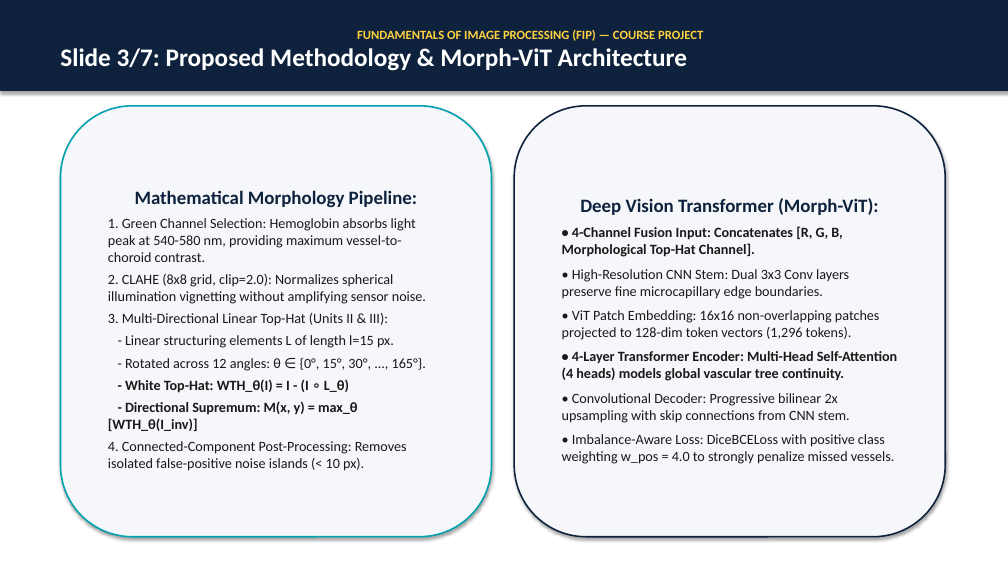
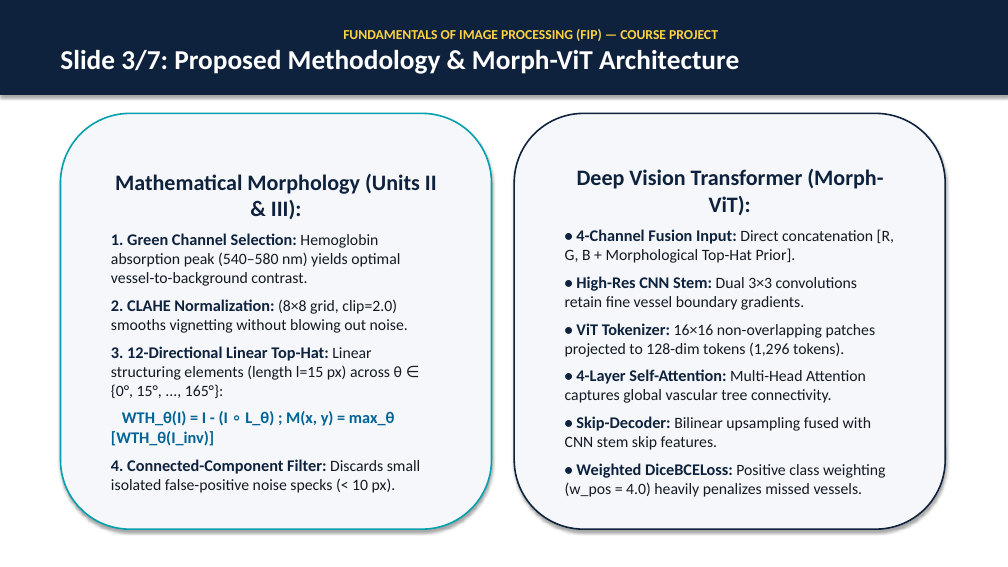
Before and after one commit to pavanpoojary348/retinal-vessel-segmentation, a slide deck: slide 4 of presentation.pptx. Drawn at 1008x567 pixels with LibreOffice and Linux fonts; fonts in the diff are those of the drawing. Boxes give left, top, right and bottom in pixels: in the first picture for what was removed or moved away, otherwise in the second. Text is boxed around its words. In the diff, an @@ line names an element or a change of style, - is before the commit and + after.

Commit message:
style: boost font sizes across all slides (13pt-32pt) for high readability

```diff
--- a/presentation.pptx
+++ b/presentation.pptx
@@ rectangle "FUNDAMENTALS OF IMAGE PROCESSING (FIP) ...": place and size @@
-rectangle "FUNDAMENTALS OF IMAGE PROCESSING (FIP) ..." at [0,0,1008,91]
+rectangle "FUNDAMENTALS OF IMAGE PROCESSING (FIP) ..." at [0,0,1008,95]
@@ rectangle "FUNDAMENTALS OF IMAGE PROCESSING (FIP) ..." at [0,0,1008,95]: size 12 to 13 pt in "FUNDAMENTALS OF IMAGE PROCESSING (FIP) — COURSE ..."; size 24 to 26 pt in "Slide 3/7: Proposed Methodology & Morph-ViT Architecture" @@
@@ rounded rectangle "Mathematical Morphology (Units II & ...": place and size @@
-rounded rectangle "Mathematical Morphology (Units II & ..." at [60,106,492,537]
+rounded rectangle "Mathematical Morphology (Units II & ..." at [60,113,492,529]
@@ rounded rectangle "Deep Vision Transformer (Morph-ViT):": place and size @@
-rounded rectangle "Deep Vision Transformer (Morph-ViT):" at [514,106,945,537]
+rounded rectangle "Deep Vision Transformer (Morph-ViT):" at [514,113,945,529]
@@ text in rounded rectangle at [111,174,437,493]: text changed; size 13.5 to 15 pt; text colour #191919 to #141923 @@
-Mathematical Morphology Pipeline:
-1. Green Channel Selection: Hemoglobin absorbs light peak at 540-580 nm, providing maximum vessel-to-choroid contrast.
-2. CLAHE (8x8 grid, clip=2.0): Normalizes spherical illumination vignetting without amplifying sensor noise.
-3. Multi-Directional Linear Top-Hat (Units II & III):
-- Linear structuring elements L of length l=15 px.
-- Rotated across 12 angles: θ ∈ {0°, 15°, 30°, ..., 165°}.
-- White Top-Hat: WTH_θ(I) = I - (I ∘ L_θ)
-- Directional Supremum: M(x, y) = max_θ [WTH_θ(I_inv)]
-4. Connected-Component Post-Processing: Removes isolated false-positive noise islands (< 10 px).
+Mathematical Morphology (Units II & III):
+1. Green Channel Selection: Hemoglobin absorption peak (540–580 nm) yields optimal vessel-to-background contrast.
+2. CLAHE Normalization: (8×8 grid, clip=2.0) smooths vignetting without blowing out noise.
+3. 12-Directional Linear Top-Hat: Linear structuring elements (length l=15 px) across θ ∈ {0°, 15°, ..., 165°}:
+WTH_θ(I) = I - (I ∘ L_θ) ; M(x, y) = max_θ [WTH_θ(I_inv)]
+4. Connected-Component Filter: Discards small isolated false-positive noise specks (< 10 px).
@@ text in rounded rectangle at [577,169,883,215]: size 18 to 21 pt in "Deep Vision Transformer (Morph-ViT):" @@
@@ text in rounded rectangle at [565,229,894,497]: text changed; size 13.5 to 15 pt; text colour #191919 to #141923 @@
-• 4-Channel Fusion Input: Concatenates [R, G, B, Morphological Top-Hat Channel].
-• High-Resolution CNN Stem: Dual 3x3 Conv layers preserve fine microcapillary edge boundaries.
-• ViT Patch Embedding: 16x16 non-overlapping patches projected to 128-dim token vectors (1,296 tokens).
-• 4-Layer Transformer Encoder: Multi-Head Self-Attention (4 heads) models global vascular tree continuity.
-• Convolutional Decoder: Progressive bilinear 2x upsampling with skip connections from CNN stem.
-• Imbalance-Aware Loss: DiceBCELoss with positive class weighting w_pos = 4.0 to strongly penalize missed vessels.
+• 4-Channel Fusion Input: Direct concatenation [R, G, B + Morphological Top-Hat Prior].
+• High-Res CNN Stem: Dual 3×3 convolutions retain fine vessel boundary gradients.
+• ViT Tokenizer: 16×16 non-overlapping patches projected to 128-dim tokens (1,296 tokens).
+• 4-Layer Self-Attention: Multi-Head Attention captures global vascular tree connectivity.
+• Skip-Decoder: Bilinear upsampling fused with CNN stem skip features.
+• Weighted DiceBCELoss: Positive class weighting (w_pos = 4.0) heavily penalizes missed vessels.
```
Also in this commit, not shown: 6 other slides changed, 1 other file.
